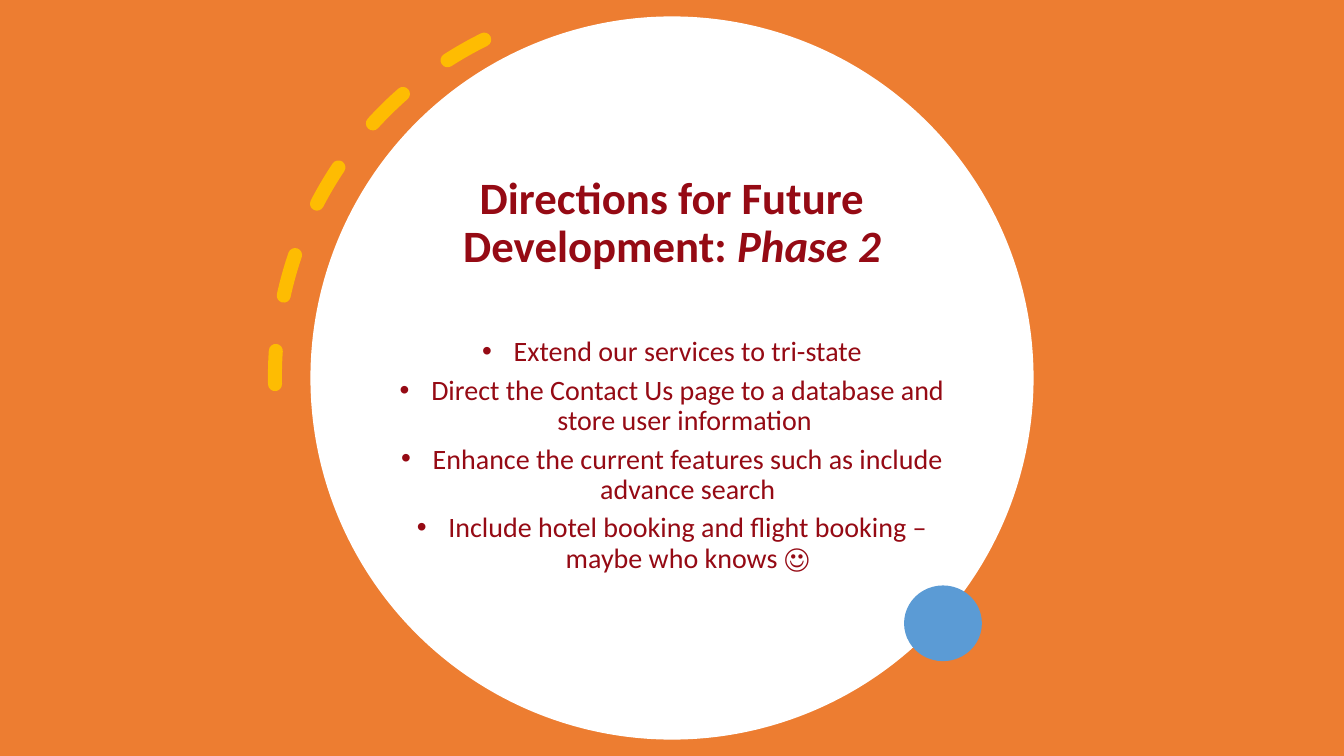
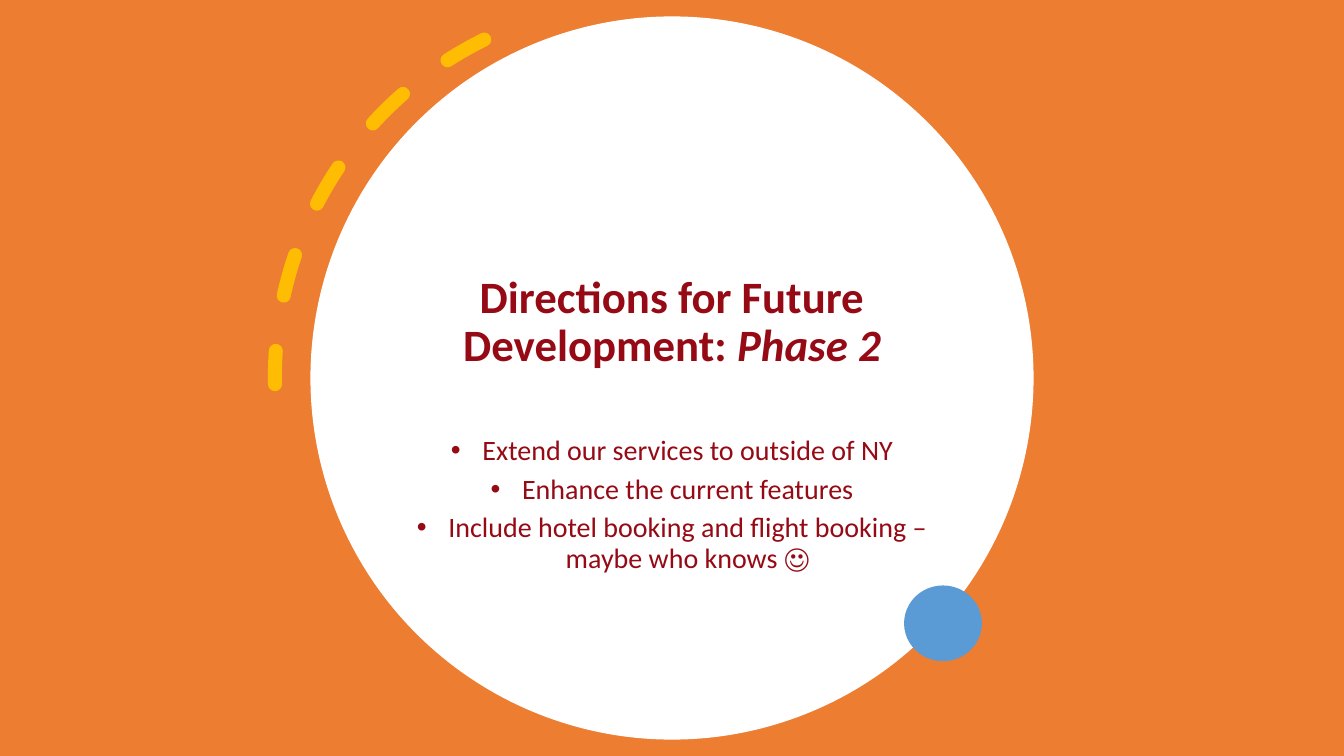
Before and after one commit to PManapat/Music-VP, a slide deck: slide 8 of Project1.pptx. Drawn at 1344x756 pixels with LibreOffice and Linux fonts; fonts in the diff are those of the drawing. Boxes give left, top, right and bottom in pixels: in the first picture for what was removed or moved away, otherwise in the second. Text is boxed around its words. In the diff, an @@ line names an element or a change of style, - is before the commit and + after.

```diff
--- a/Project1.pptx
+++ b/Project1.pptx
@@ text at (482,440,893,500): text changed @@
-• Extend our services to tri-state
-• Direct the Contact Us page to a database and store user information
-• Enhance the current features such as include advance search
+• Extend our services to outside of NY
+• Enhance the current features
```
Also in this commit, not shown: 3 other slides changed, 1 other file.
